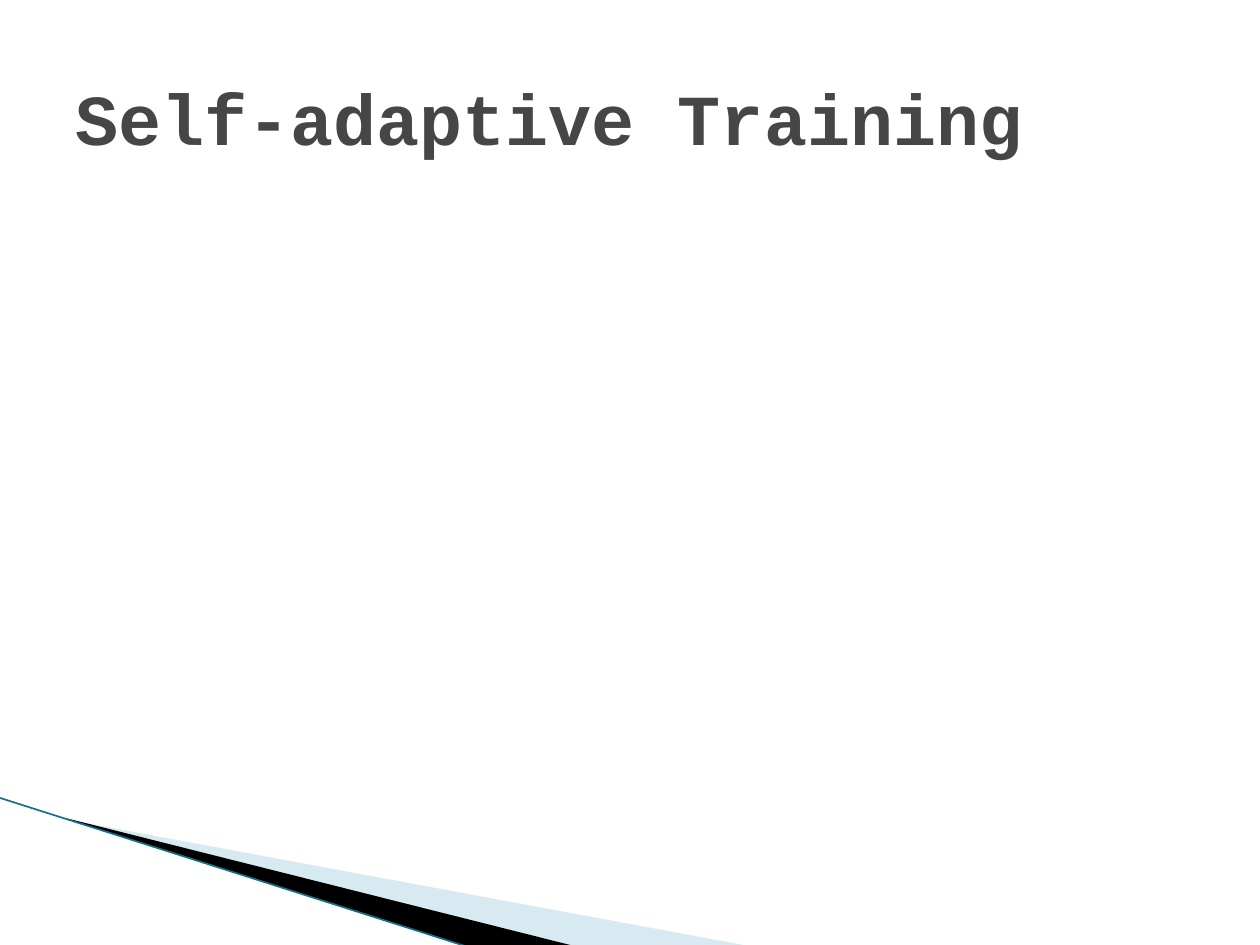
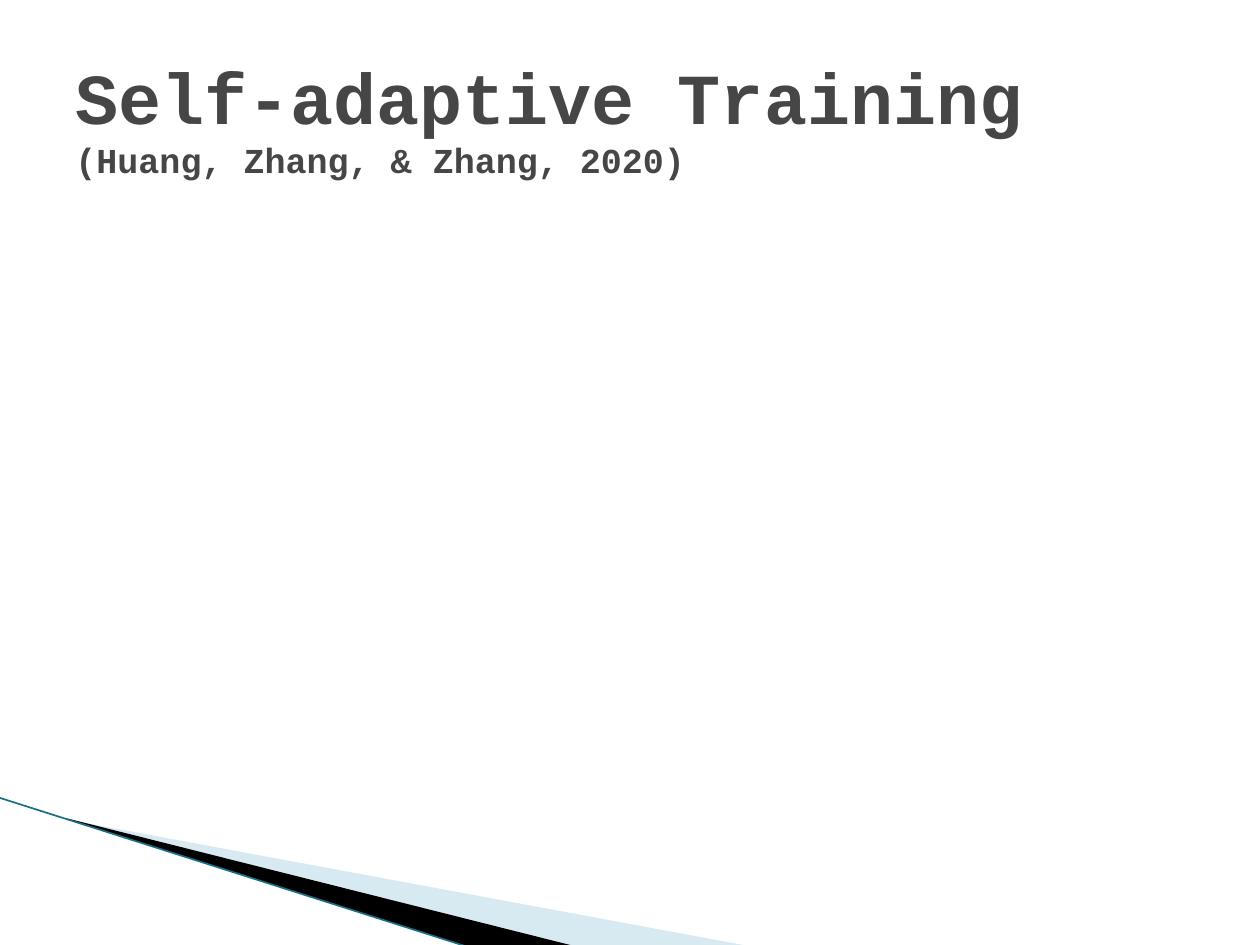
Before and after one commit to huangkaiyikatherine/nexperia, a slide deck: slide 8 of Recent Works on Noisy Labels Robustness.pptx. Drawn at 1260x945 pixels with LibreOffice and Linux fonts; fonts in the diff are those of the drawing; grey boxes stand for pictures; background and template pictures are left out. Boxes give left, top, right and bottom in pixels: in the first picture for what was removed or moved away, otherwise in the second. Text is boxed around its words. In the diff, an @@ line names an element or a change of style, - is before the commit and + after.

```diff
--- a/Recent Works on Noisy Labels Robustness.pptx
+++ b/Recent Works on Noisy Labels Robustness.pptx
@@ title at bbox=[75, 73, 1022, 181]: text changed; size 41 to 20 pt @@
-Self-adaptive Training
+Self-adaptive Training
+(Huang, Zhang, & Zhang, 2020)
```
Also in this commit, not shown: 9 other slides changed.
